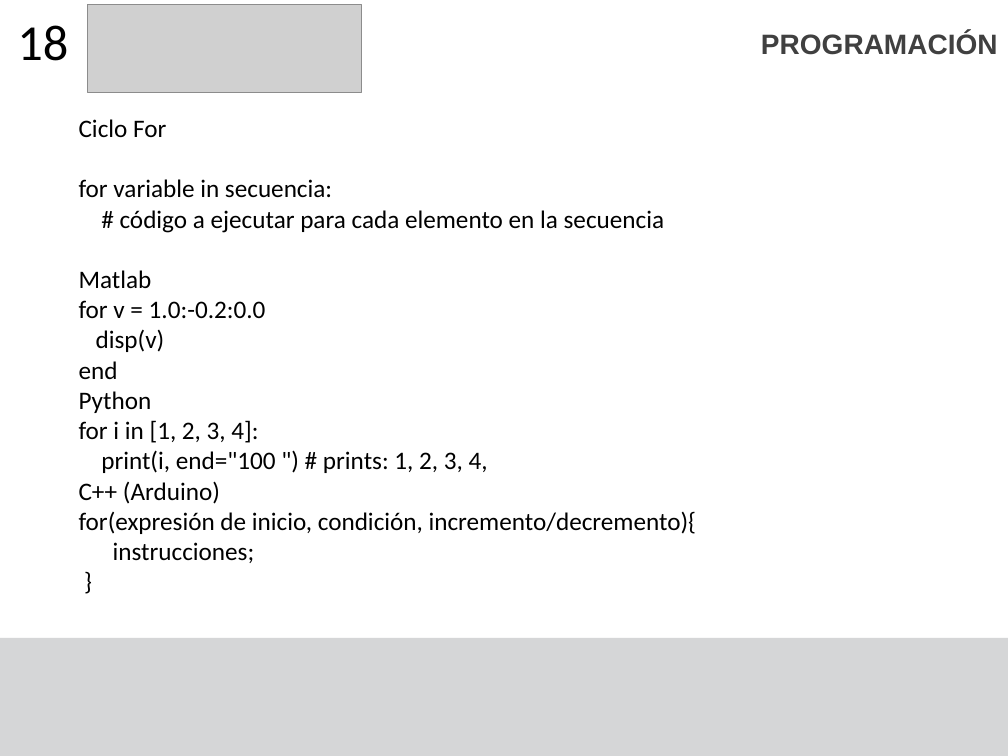
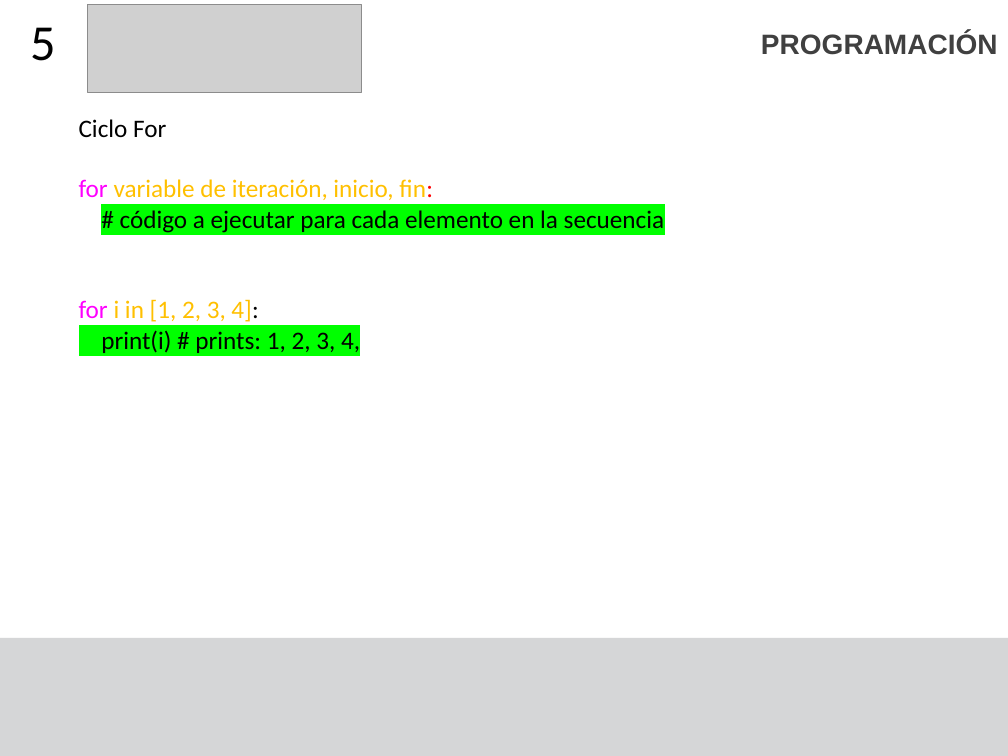
Before and after one commit to F4bian1012/Intro_Programacion, a slide deck: slide 5 of Sesion_5/Condicionales y ciclos.pptx (slide 20 before the commit). Drawn at 1008x756 pixels with LibreOffice and Linux fonts; fonts in the diff are those of the drawing; grey boxes stand for pictures. Boxes give left, top, right and bottom in pixels: in the first picture for what was removed or moved away, otherwise in the second. Text is boxed around its words. In the diff, an @@ line names an element or a change of style, - is before the commit and + after.

```diff
--- a/Sesion_5/Condicionales y ciclos.pptx
+++ b/Sesion_5/Condicionales y ciclos.pptx
@@ title at <box>30,27,56,61</box>: text changed @@
-18
+5
@@ text at <box>79,179,433,200</box>: text changed; text colour #000000 to #FFC000 @@
-for variable in secuencia:
+for variable de iteración, inicio, fin:
@@ text at <box>120,210,664,233</box>: highlight none to #00FF00 in "# código a ejecutar para cada elemento ..." @@
@@ text at <box>79,299,360,353</box>: text changed @@
-Matlab
-for v = 1.0:-0.2:0.0
-disp(v)
-end
-Python
-for i in [1, 2, 3, 4]:
-print(i, end="100 ") # prints: 1, 2, 3, 4,
-C++ (Arduino)
-for(expresión de inicio, condición, incremento/decremento){
-instrucciones;
-}
+for i in [1, 2, 3, 4]:
+print(i) # prints: 1, 2, 3, 4,
```
Also in this commit, not shown: 6 other slides changed, 3 slides added, 20 slides removed, 1 other file.
